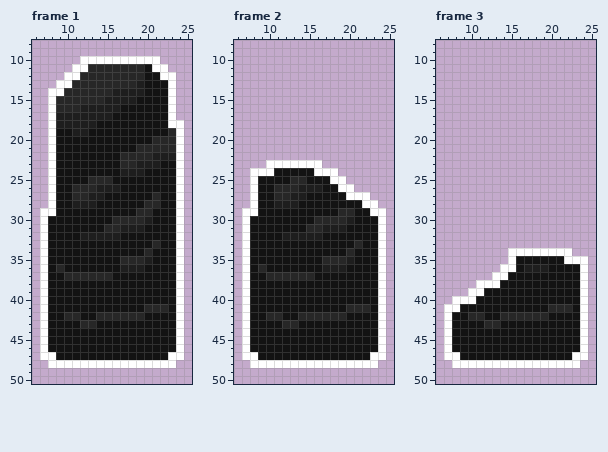
Pixel-art file: Assets/Dungeon/01_The Palace/Props/Pillar/Pillar.aseprite. The picture above was drawn from the file before the commit.
32x56 pixels, 3 frames. Shown: frame 1: x 6..25, y 8..50; frame 2: x 6..25, y 8..50; frame 3: x 6..25, y 8..50.
And afterwards:
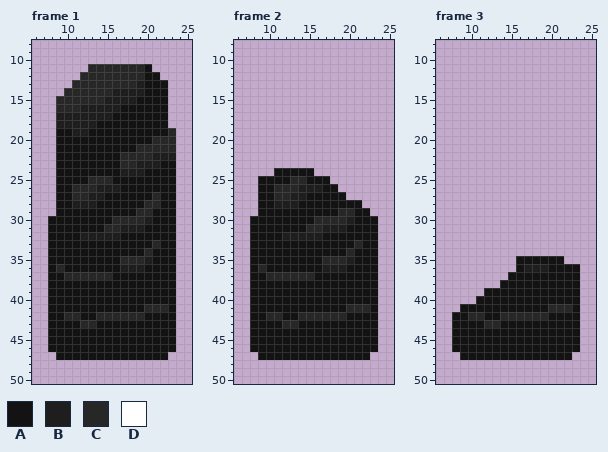
Palette (. is transparent): A #131313  B #1e1e1e  C #272727  D #ffffff
Edits made:
Frame 1:
The edit erases colour D in row 10 at x 12 to 21; in row 11 at x 11 to 12 and 21 to 22; in row 12 at x 10 to 11 and 22 to 23; in row 13 at x 9 to 10 and 23; in row 14 at x 8 to 9 and 23; in rows 15 to 17 at x 8 and 23.
The edit erases colour D in row 18 at x 8 and 23 to 24; in rows 19 to 28 at x 8 and 24; in row 29 at x 7 to 8 and 24; in rows 30 to 46 at x 7 and 24; in row 47 at x 7 to 8 and 23 to 24; in row 48 at x 8 to 23.
Frame 2:
The edit erases colour D in row 23 at x 10 to 16; in row 24 at x 8 to 10 and 16 to 18; in row 25 at x 8 and 18 to 19; in row 26 at x 8 and 19 to 20; in row 27 at x 8 and 20 to 22; in row 28 at x 8 and 22 to 23.
The edit erases colour D in row 29 at x 7 to 8 and 23 to 24; in rows 30 to 46 at x 7 and 24; in row 47 at x 7 to 8 and 23 to 24; in row 48 at x 8 to 23.
Frame 3:
The edit erases colour D in row 34 at x 15 to 22; in row 35 at x 15 and 22 to 24; in row 36 at x 14 to 15 and 24; in row 37 at x 13 to 14 and 24; in row 38 at x 11 to 13 and 24; in row 39 at x 10 to 11 and 24.
The edit erases colour D in row 40 at x 8 to 10 and 24; in row 41 at x 7 to 8 and 24; in rows 42 to 46 at x 7 and 24; in row 47 at x 7 to 8 and 23 to 24; in row 48 at x 8 to 23.
Boxes around the changes in both pictures, in picture pixels (x1, y1, x2, y2):
erased: (40, 56, 184, 368)
erased: (242, 160, 386, 368)
erased: (444, 248, 588, 368)
